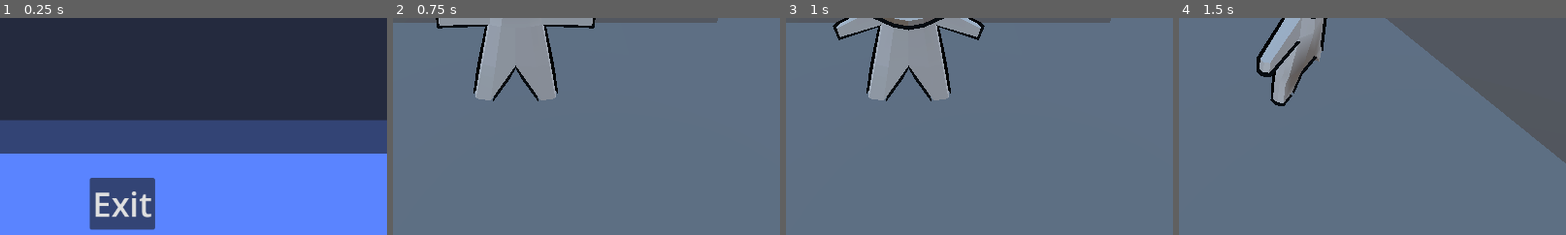
Above: before the commit, frames 1-4 (left to right).
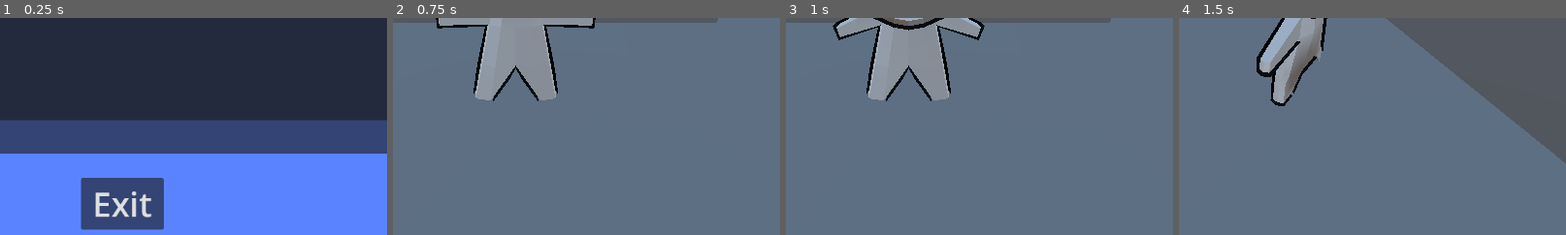
Above: after the commit, the same moments.

Repository: duboisr96/igwdcn
Game: Godot game, scene res://Scenes/Menus/level_select.tscn
Same seed, same stepped clock (60 frames per second), same inputs: the game is played once before the commit and once after it. This scene is started directly instead of the project's main scene.
Inputs (mouse positions are % of the whole screen's width and height, from its top left):
- Up to frame 1 (0.25 s): no input
- Up to frame 2 (0.75 s): click "Level 2" at 0.5 s
- Up to frame 3 (1 s): no input
- Up to frame 4 (1.5 s): move the mouse to (55, 50) at 1.27 s; hold W (up) from 1.28 s (still down); tap - (decrease belt speed) at 1.35 s
The pictures show only the part of the screen within x 34-84%, y 50-100%; the shares and areas given below are measured in that part.

The runs differ from the first frame. In frame 1, 1.2% of the frame differs, in the area x 20-43%, y 73-98%; in frame 2, nothing differs; in frame 3, nothing differs; in frame 4, nothing differs.

Commit message:
changing color background on level select
yes

Diff:
--- a/Scenes/Menus/level_select.gd
+++ b/Scenes/Menus/level_select.gd
@@ -1,6 +1,6 @@
 extends Control
 
-
+var duration = 2
 # Called when the node enters the scene tree for the first time.
 func _ready():
 	pass # Replace with function body.
@@ -9,6 +9,13 @@
 # Called every frame. 'delta' is the elapsed time since the previous frame.
 func _process(delta):
 	pass
+
+func _change_color():
+	# Create a random color
+	var new_color = Color(randf(), randf(), randf())  # Random RGB values
+
+	# Animate the color change with a tween
+	create_tween().tween_property($BG, "color", new_color, duration )
 
 
 func _on_level_1_button_pressed():
@@ -25,3 +32,8 @@
 func _on_exit_button_pressed():
 	#or should it go to main menu, oh well
 	get_tree().quit()
+
+
+func _on_timer_timeout():
+	_change_color()
+	$Timer.start()
--- a/Scenes/Menus/level_select.tscn
+++ b/Scenes/Menus/level_select.tscn
@@ -11,7 +11,7 @@
 grow_vertical = 2
 script = ExtResource("1_e866m")
 
-[node name="ColorRect" type="ColorRect" parent="."]
+[node name="BG" type="ColorRect" parent="."]
 layout_mode = 1
 anchors_preset = 15
 anchor_right = 1.0
@@ -20,7 +20,7 @@
 grow_vertical = 2
 color = Color(0.352941, 0.517647, 1, 1)
 
-[node name="VBoxContainer" type="VBoxContainer" parent="ColorRect"]
+[node name="VBoxContainer" type="VBoxContainer" parent="BG"]
 layout_mode = 1
 anchors_preset = 15
 anchor_right = 1.0
@@ -28,7 +28,7 @@
 grow_horizontal = 2
 grow_vertical = 2
 
-[node name="MarginContainer" type="MarginContainer" parent="ColorRect/VBoxContainer"]
+[node name="MarginContainer" type="MarginContainer" parent="BG/VBoxContainer"]
 layout_mode = 2
 size_flags_vertical = 3
 size_flags_stretch_ratio = 6.0
@@ -37,23 +37,23 @@
 theme_override_constants/margin_right = 50
 theme_override_constants/margin_bottom = 25
 
-[node name="Panel" type="Panel" parent="ColorRect/VBoxContainer/MarginContainer"]
+[node name="Panel" type="Panel" parent="BG/VBoxContainer/MarginContainer"]
 layout_mode = 2
 
-[node name="VBoxContainer" type="VBoxContainer" parent="ColorRect/VBoxContainer/MarginContainer"]
+[node name="VBoxContainer" type="VBoxContainer" parent="BG/VBoxContainer/MarginContainer"]
 layout_mode = 2
 alignment = 1
 
-[node name="CenterContainer" type="CenterContainer" parent="ColorRect/VBoxContainer/MarginContainer/VBoxContainer"]
+[node name="CenterContainer" type="CenterContainer" parent="BG/VBoxContainer/MarginContainer/VBoxContainer"]
 layout_mode = 2
 size_flags_vertical = 3
 
-[node name="Label" type="Label" parent="ColorRect/VBoxContainer/MarginContainer/VBoxContainer/CenterContainer"]
+[node name="Label" type="Label" parent="BG/VBoxContainer/MarginContainer/VBoxContainer/CenterContainer"]
 layout_mode = 2
 theme_override_font_sizes/font_size = 50
 text = "Level Select"
 
-[node name="MarginContainer" type="MarginContainer" parent="ColorRect/VBoxContainer/MarginContainer/VBoxContainer"]
+[node name="MarginContainer" type="MarginContainer" parent="BG/VBoxContainer/MarginContainer/VBoxContainer"]
 layout_mode = 2
 size_flags_vertical = 3
 size_flags_stretch_ratio = 4.0
@@ -62,52 +62,57 @@
 theme_override_constants/margin_right = 25
 theme_override_constants/margin_bottom = 50
 
-[node name="Panel" type="Panel" parent="ColorRect/VBoxContainer/MarginContainer/VBoxContainer/MarginContainer"]
+[node name="Panel" type="Panel" parent="BG/VBoxContainer/MarginContainer/VBoxContainer/MarginContainer"]
 layout_mode = 2
 
-[node name="GridContainer" type="GridContainer" parent="ColorRect/VBoxContainer/MarginContainer/VBoxContainer/MarginContainer"]
+[node name="GridContainer" type="GridContainer" parent="BG/VBoxContainer/MarginContainer/VBoxContainer/MarginContainer"]
 layout_mode = 2
 size_flags_vertical = 3
 theme_override_constants/h_separation = 50
 theme_override_constants/v_separation = 50
 columns = 2
 
-[node name="Level1Button" type="Button" parent="ColorRect/VBoxContainer/MarginContainer/VBoxContainer/MarginContainer/GridContainer"]
+[node name="Level1Button" type="Button" parent="BG/VBoxContainer/MarginContainer/VBoxContainer/MarginContainer/GridContainer"]
 layout_mode = 2
 size_flags_horizontal = 6
 size_flags_vertical = 6
 theme_override_font_sizes/font_size = 35
 text = "Level 1"
 
-[node name="Level2Button" type="Button" parent="ColorRect/VBoxContainer/MarginContainer/VBoxContainer/MarginContainer/GridContainer"]
+[node name="Level2Button" type="Button" parent="BG/VBoxContainer/MarginContainer/VBoxContainer/MarginContainer/GridContainer"]
 layout_mode = 2
 size_flags_horizontal = 6
 size_flags_vertical = 6
 theme_override_font_sizes/font_size = 35
 text = "Level 2"
 
-[node name="Level3Button2" type="Button" parent="ColorRect/VBoxContainer/MarginContainer/VBoxContainer/MarginContainer/GridContainer"]
+[node name="Level3Button2" type="Button" parent="BG/VBoxContainer/MarginContainer/VBoxContainer/MarginContainer/GridContainer"]
 layout_mode = 2
 size_flags_horizontal = 6
 size_flags_vertical = 6
 theme_override_font_sizes/font_size = 35
 text = "Level 3"
 
-[node name="MarginContainer2" type="MarginContainer" parent="ColorRect/VBoxContainer"]
+[node name="MarginContainer2" type="MarginContainer" parent="BG/VBoxContainer"]
 layout_mode = 2
 size_flags_vertical = 3
 
-[node name="CenterContainer" type="CenterContainer" parent="ColorRect/VBoxContainer/MarginContainer2"]
+[node name="CenterContainer" type="CenterContainer" parent="BG/VBoxContainer/MarginContainer2"]
 layout_mode = 2
 size_flags_vertical = 3
 
-[node name="Exit Button" type="Button" parent="ColorRect/VBoxContainer/MarginContainer2/CenterContainer"]
+[node name="Exit Button" type="Button" parent="BG/VBoxContainer/MarginContainer2/CenterContainer"]
 layout_mode = 2
 size_flags_horizontal = 4
 theme_override_font_sizes/font_size = 50
-text = "Exit"
+text = " Exit "
 
-[connection signal="pressed" from="ColorRect/VBoxContainer/MarginContainer/VBoxContainer/MarginContainer/GridContainer/Level1Button" to="." method="_on_level_1_button_pressed"]
-[connection signal="pressed" from="ColorRect/VBoxContainer/MarginContainer/VBoxContainer/MarginContainer/GridContainer/Level2Button" to="." method="_on_level_2_button_pressed"]
-[connection signal="pressed" from="ColorRect/VBoxContainer/MarginContainer/VBoxContainer/MarginContainer/GridContainer/Level3Button2" to="." method="_on_level_3_button_2_pressed"]
-[connection signal="pressed" from="ColorRect/VBoxContainer/MarginContainer2/CenterContainer/Exit Button" to="." method="_on_exit_button_pressed"]
+[node name="Timer" type="Timer" parent="."]
+wait_time = 3.0
+autostart = true
+
+[connection signal="pressed" from="BG/VBoxContainer/MarginContainer/VBoxContainer/MarginContainer/GridContainer/Level1Button" to="." method="_on_level_1_button_pressed"]
+[connection signal="pressed" from="BG/VBoxContainer/MarginContainer/VBoxContainer/MarginContainer/GridContainer/Level2Button" to="." method="_on_level_2_button_pressed"]
+[connection signal="pressed" from="BG/VBoxContainer/MarginContainer/VBoxContainer/MarginContainer/GridContainer/Level3Button2" to="." method="_on_level_3_button_2_pressed"]
+[connection signal="pressed" from="BG/VBoxContainer/MarginContainer2/CenterContainer/Exit Button" to="." method="_on_exit_button_pressed"]
+[connection signal="timeout" from="Timer" to="." method="_on_timer_timeout"]
